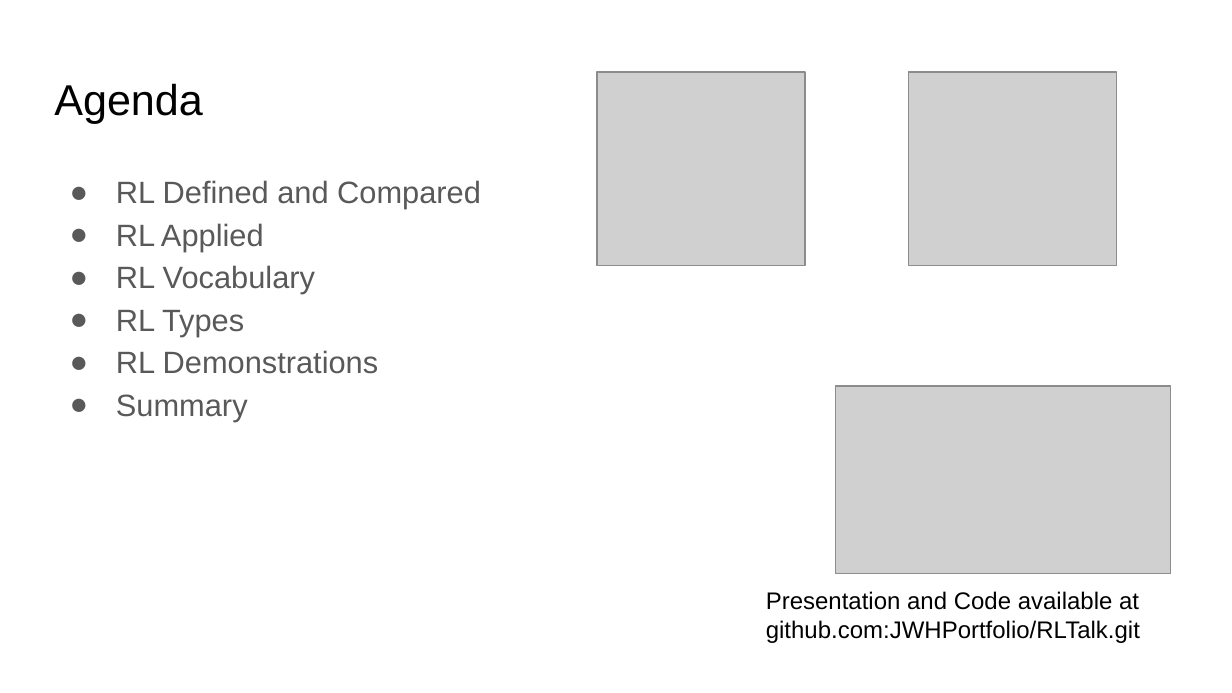
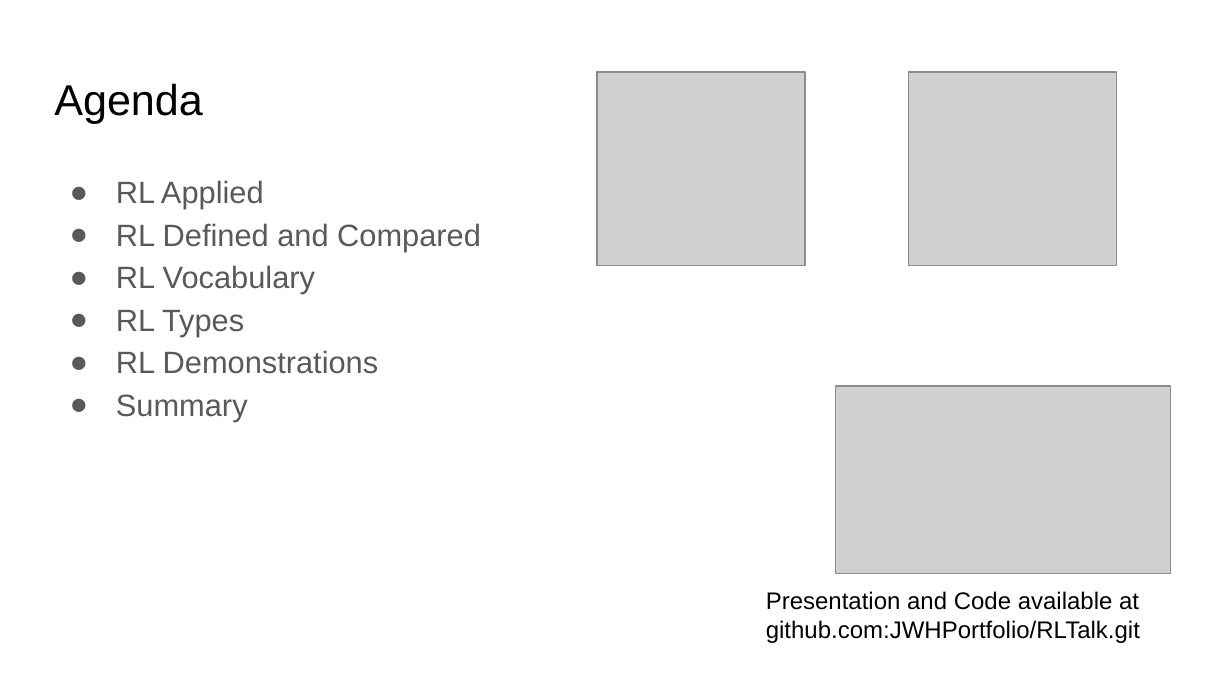
Before and after one commit to JWHPortfolio/RLTalk, a slide deck: slide 2 of Reinforcement Learning2.pptx. Drawn at 1232x693 pixels with LibreOffice and Linux fonts; fonts in the diff are those of the drawing; grey boxes stand for pictures. Boxes give left, top, right and bottom in pixels: in the first picture for what was removed or moved away, otherwise in the second. Text is boxed around its words. In the diff, an @@ line names an element or a change of style, - is before the commit and + after.

Commit message:
Updated Notebooks and Presentation

```diff
--- a/Reinforcement Learning2.pptx
+++ b/Reinforcement Learning2.pptx
@@ text at box(116, 180, 264, 209): paragraph added @@
+● RL Applied
@@ text at box(116, 223, 264, 252): paragraph removed @@
-● RL Applied
```
Also in this commit, not shown: 3 other files.
